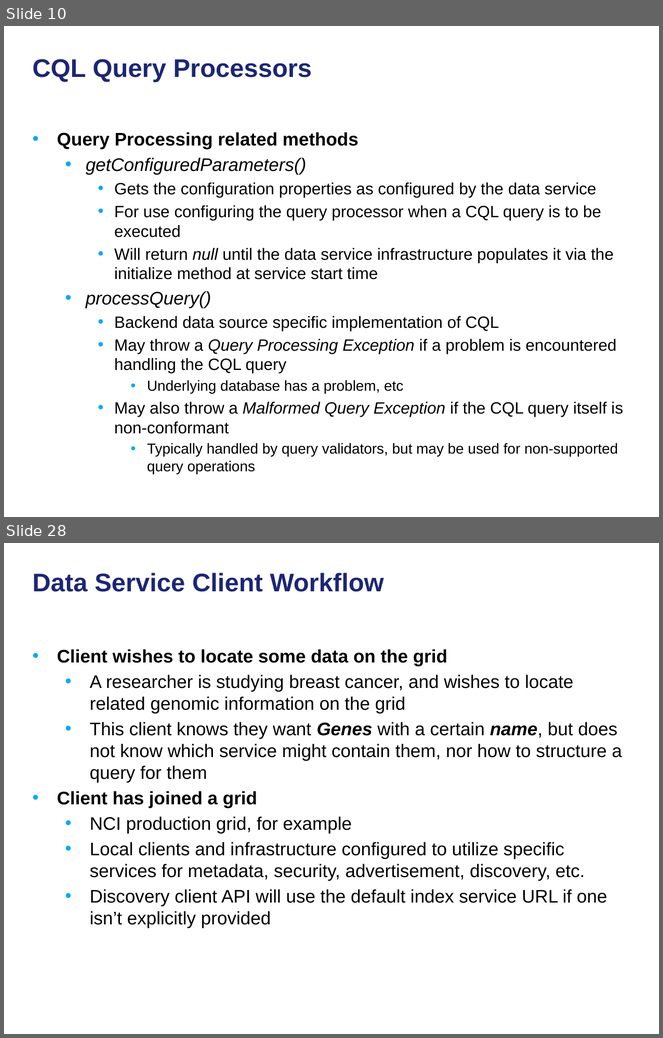
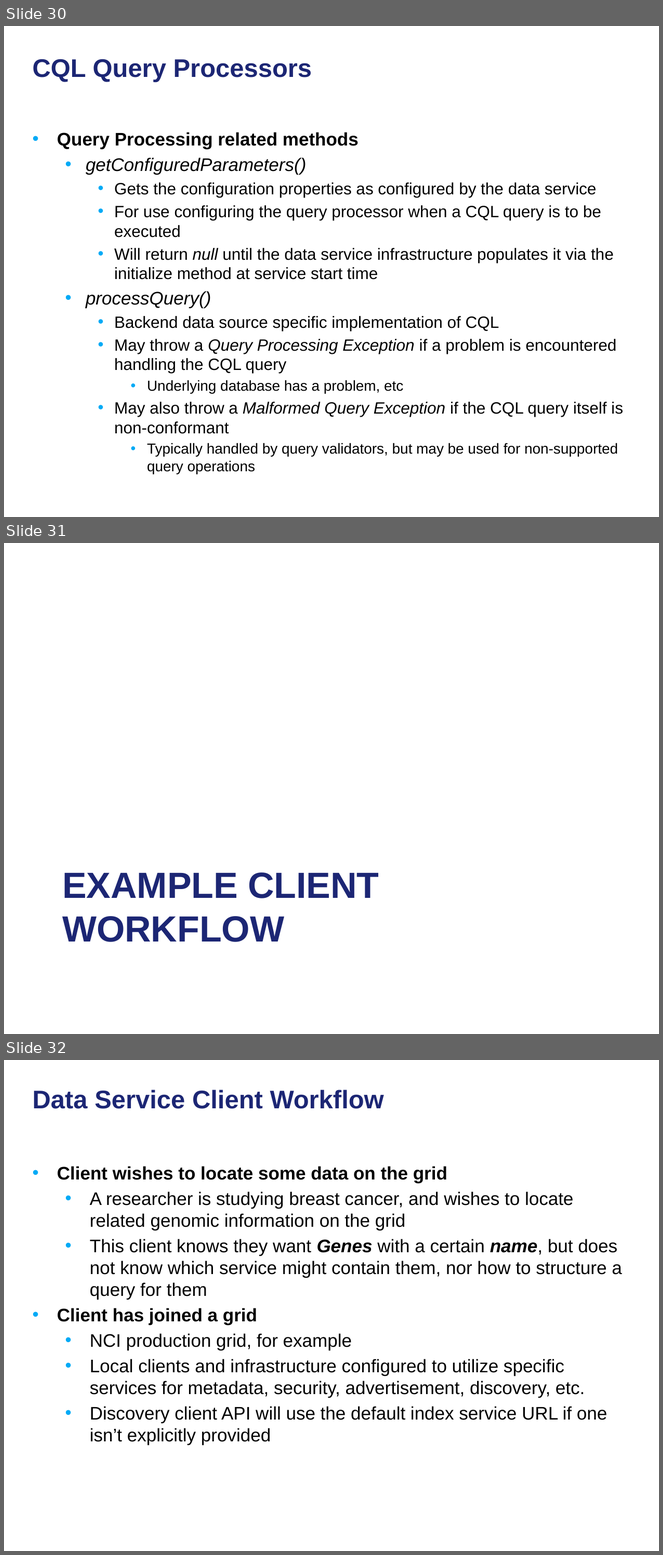
Before and after one commit to NCIP/cagrid-docs, a slide deck: presentations/200906_Novartis/caGrid Data Services.pptx. Shown one above the other, each under a label of ours: slides 10 and 28 before the commit, slides 30, 31 and 32 after it; the slides between them are not shown. The pictures are 663x1038 and 663x1555 pixels, drawn with LibreOffice and Linux fonts; fonts in the diff are those of the drawing; background and template pictures are left out. Boxes give left, top, right and bottom in pixels: in the first picture for what was removed or moved away, otherwise in the second. Text is boxed around its words. In the diff, an @@ line names an element or a change of style, - is before the commit and + after.

```diff
--- a/presentations/200906_Novartis/caGrid Data Services.pptx
+++ b/presentations/200906_Novartis/caGrid Data Services.pptx
@@ slide 31 added at (4,543,659,1034), background picture (left out) @@
@@ title added at (62,873,379,942), 40 pt, text #1C2674, bold @@
+EXAMPLE CLIENT WORKFLOW
@@ what was slide 10 is now slide 30 @@
@@ what was slide 28 is now slide 32 @@
```
Also in this commit, not shown: 5 other slides added.
